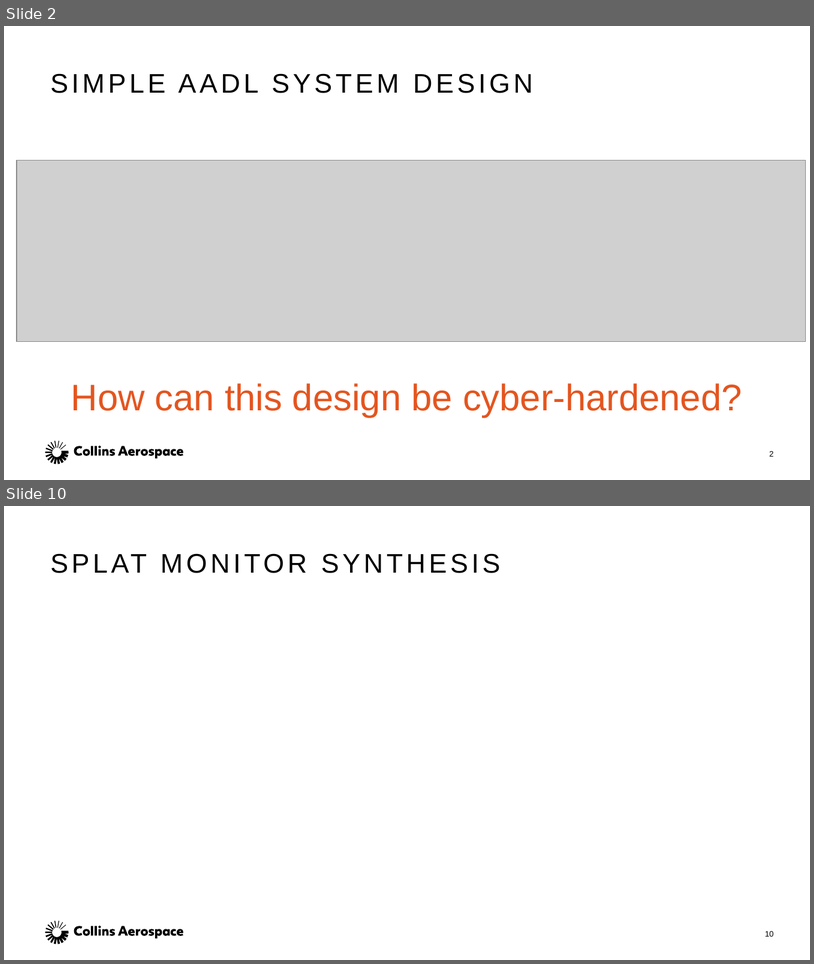
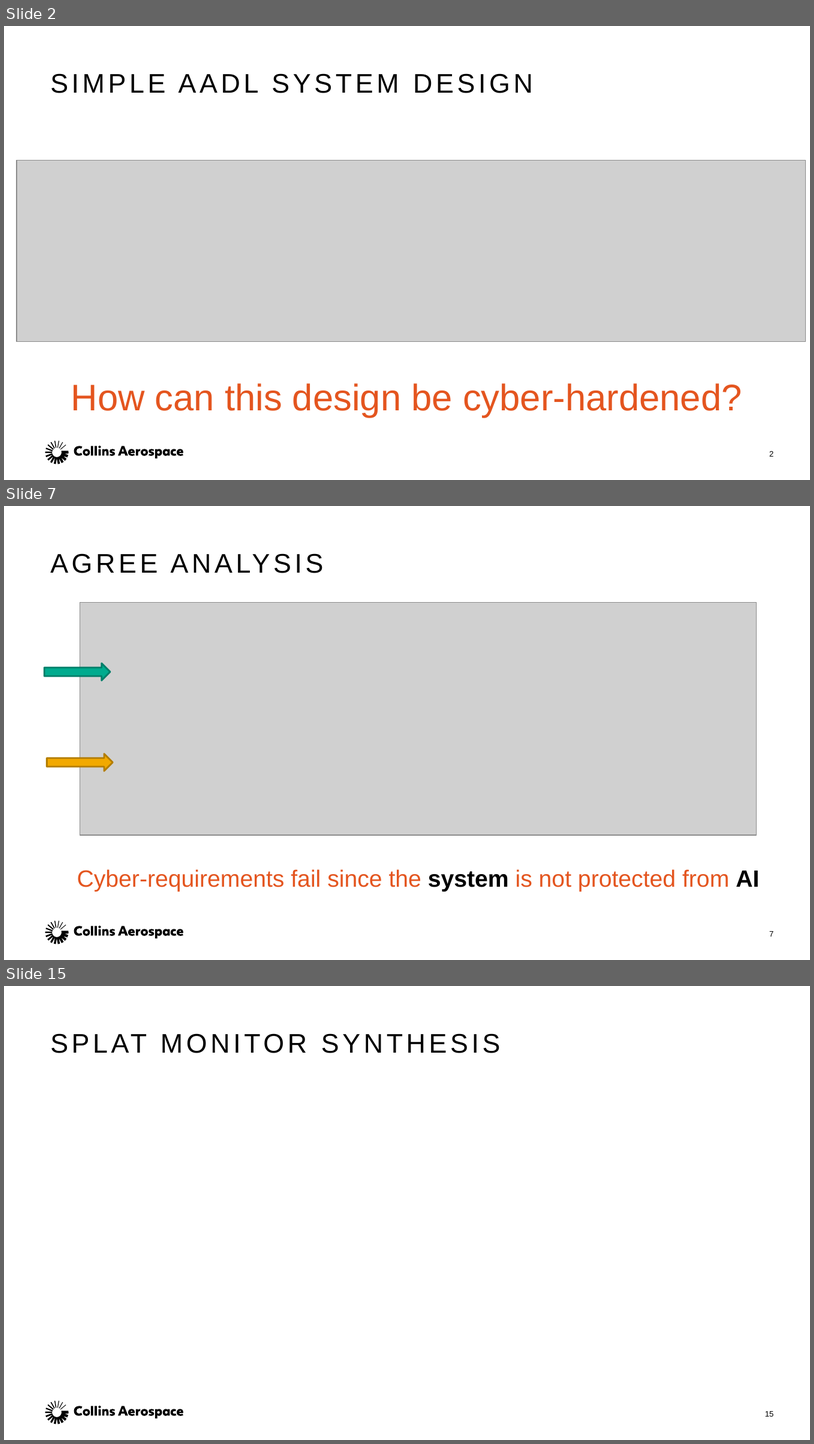
Before and after one commit to ericmercer/verified-mon-flt-synthesis, a slide deck: presentation/MODELS-2021.pptx. Shown one above the other, each under a label of ours: slides 2 and 10 before the commit, slides 2, 7 and 15 after it; the slides between them are not shown. The pictures are 814x964 and 814x1444 pixels, drawn with LibreOffice and Linux fonts; fonts in the diff are those of the drawing; grey boxes stand for pictures. Boxes give left, top, right and bottom in pixels: in the first picture for what was removed or moved away, otherwise in the second. Text is boxed around its words. In the diff, an @@ line names an element or a change of style, - is before the commit and + after.

```diff
--- a/presentation/MODELS-2021.pptx
+++ b/presentation/MODELS-2021.pptx
@@ slide 7 added at (4,506,810,960), background #FFFFFF; not listed: 1 template element that a slide beside it also shows @@
@@ title added at (45,537,770,587), 32 pt, text #000000 @@
+AGREE ANALYSIS
@@ picture added at (80,602,756,835) @@
@@ right arrow added at (45,663,110,680), fill #00AB8E, outline #007F69 2 pt @@
@@ right arrow added at (47,753,113,771), fill #F2A900, outline #B37D00 2 pt @@
@@ text added at (77,869,759,891), 28 pt, text #E4551F @@
+Cyber-requirements fail since the system is not protected from AI
@@ page number added at (770,931,774,936), 9.3 pt, text #000000 @@
+7
@@ what was slide 10 is now slide 15 @@
@@ page number at (765,1411,774,1416): text changed @@
-10
+15
```
Also in this commit, not shown: 5 slides changed, 6 other slides added, 2 slides removed, 1 other file.
